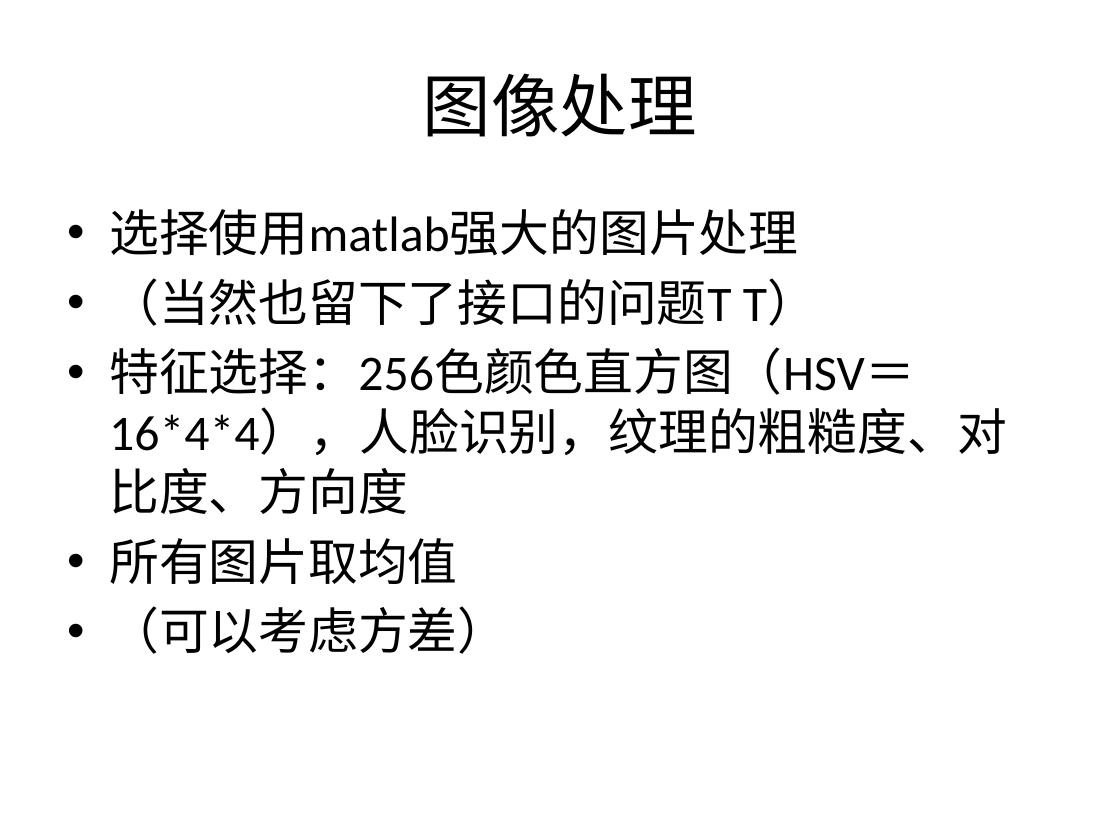
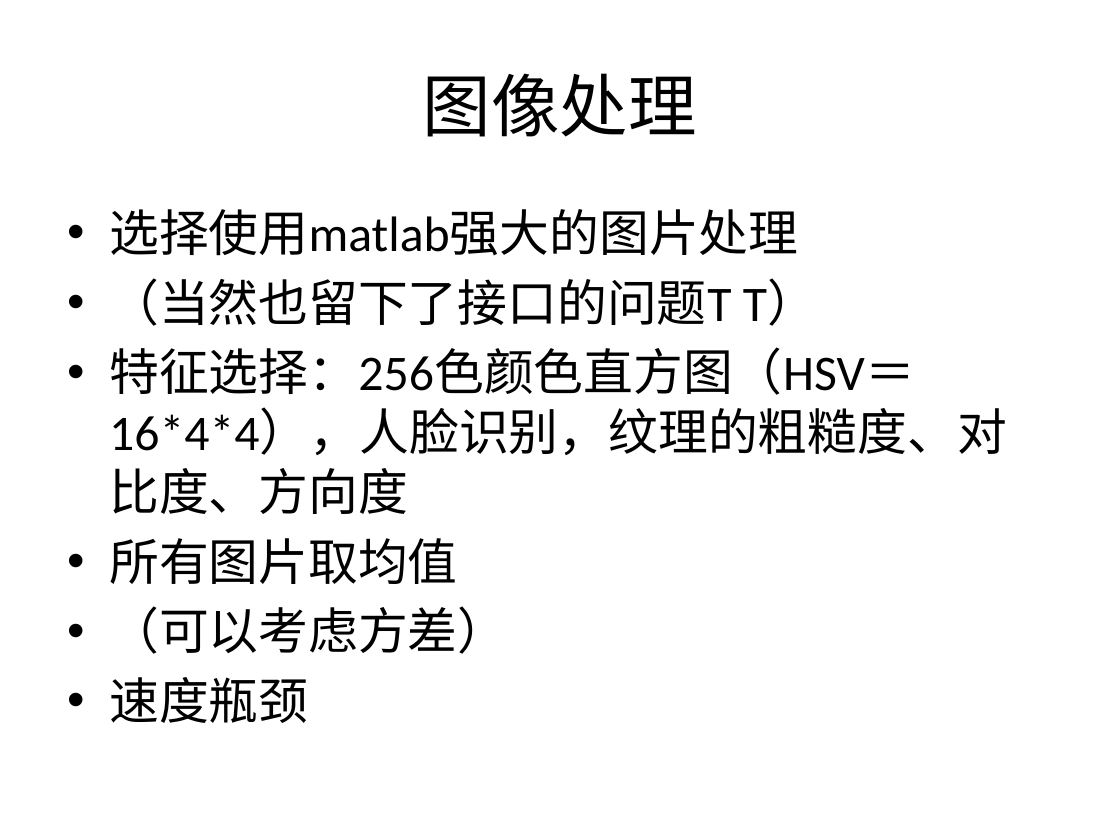
Before and after one commit to east-before-dawn/srt, a slide deck: slide 6 of slides.pptx. Drawn at 1120x840 pixels with LibreOffice and Linux fonts; fonts in the diff are those of the drawing. Boxes give left, top, right and bottom in pixels: in the first picture for what was removed or moved away, otherwise in the second. Text is boxed around its words. In the diff, an @@ line names an element or a change of style, - is before the commit and + after.

```diff
--- a/slides.pptx
+++ b/slides.pptx
@@ text at [109, 677, 308, 723]: paragraph added @@
+• 速度瓶颈
```
Also in this commit, not shown: 13 other files.
